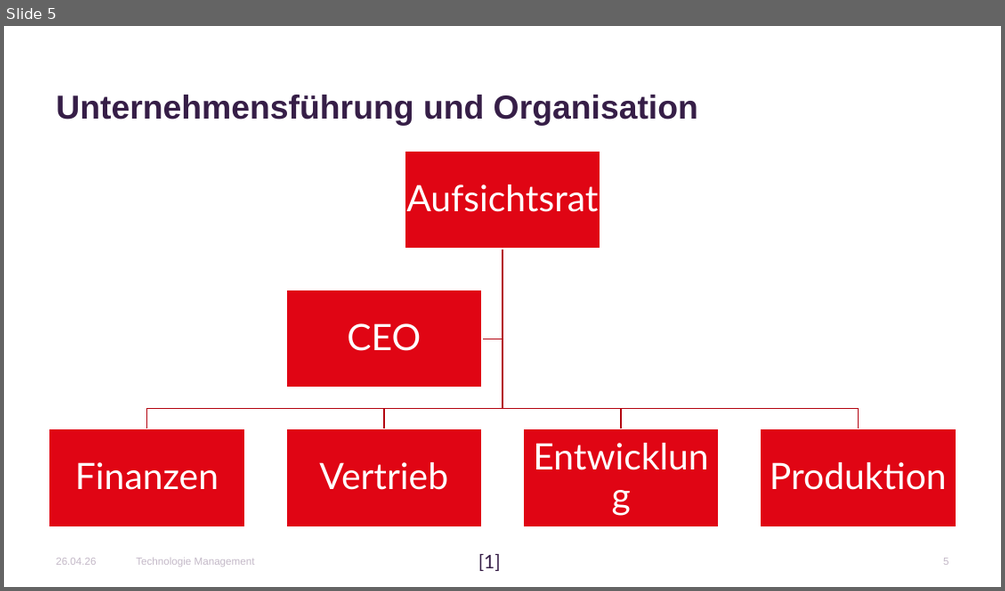
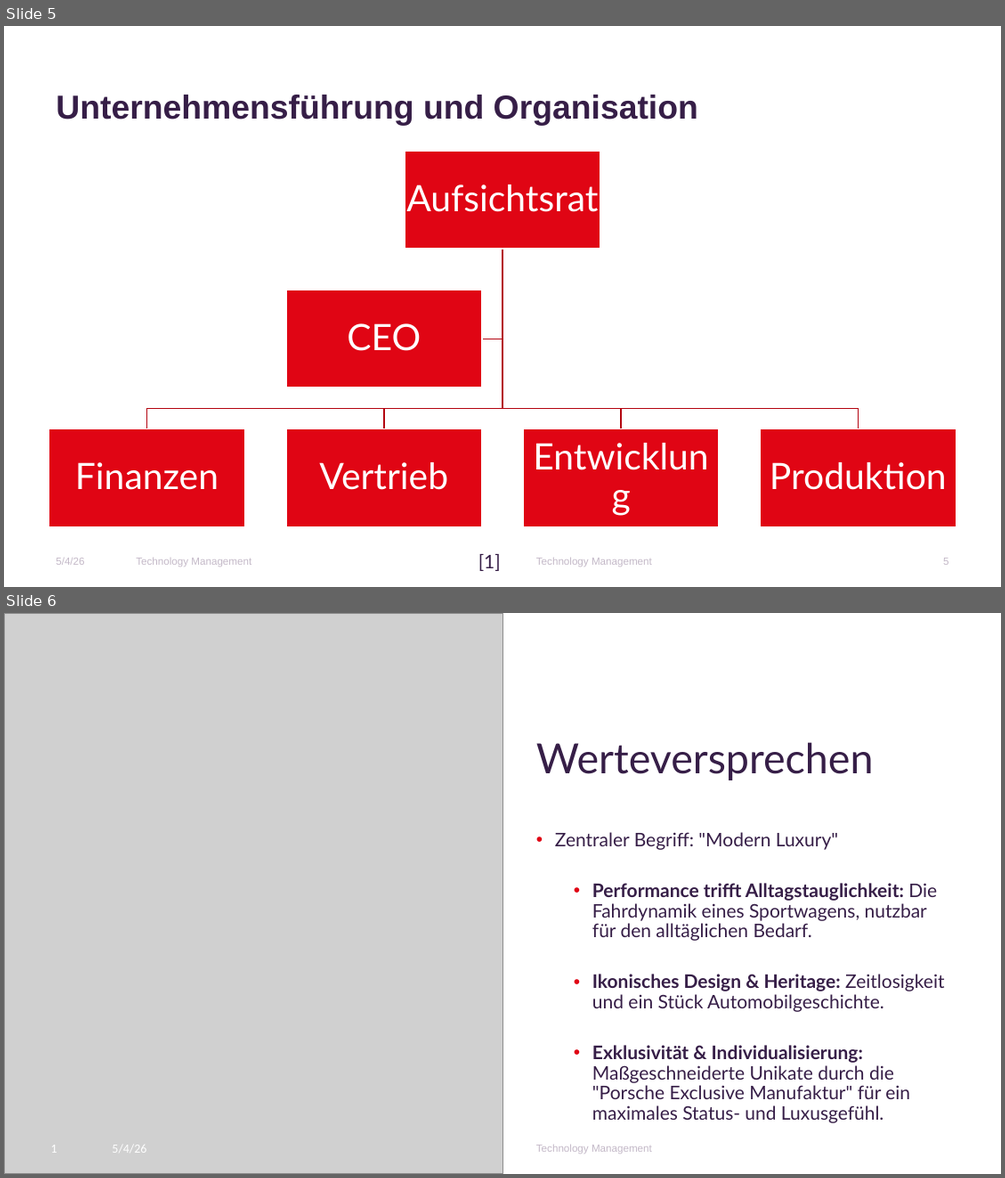
Before and after one commit to Erickk0/Master, a slide deck: 1. Semester/Technology Management/Praktikum/PorscheTechManagement1.pptx. Shown one above the other, each under a label of ours: slide 5 before the commit, slides 5 and 6 after it. The pictures are 1005x591 and 1005x1178 pixels, drawn with LibreOffice and Linux fonts; fonts in the diff are those of the drawing; grey boxes stand for pictures; background and template pictures are left out. Boxes give left, top, right and bottom in pixels: in the first picture for what was removed or moved away, otherwise in the second. Text is boxed around its words. In the diff, an @@ line names an element or a change of style, - is before the commit and + after.

```diff
--- a/1. Semester/Technology Management/Praktikum/PorscheTechManagement1.pptx
+++ b/1. Semester/Technology Management/Praktikum/PorscheTechManagement1.pptx
@@ slide 6 added at (x1=4, y1=613, x2=1001, y2=1174), background #FFFFFF @@
@@ picture added at (x1=4, y1=613, x2=502, y2=1174) @@
@@ title added at (x1=536, y1=742, x2=874, y2=780), 40 pt, text #361E47 @@
+Werteversprechen
@@ text added at (x1=555, y1=832, x2=944, y2=1123), 18 pt, text #361E47 @@
+• Zentraler Begriff: "Modern Luxury"
+  • Performance trifft Alltagstauglichkeit: Die Fahrdynamik eines Sportwagens, nutzbar für den alltäglichen Bedarf.
+  • Ikonisches Design & Heritage: Zeitlosigkeit und ein Stück Automobilgeschichte.
+  • Exklusivität & Individualisierung: Maßgeschneiderte Unikate durch die "Porsche Exclusive Manufaktur" für ein maximales Status- und Luxusgefühl.
@@ text added at (x1=51, y1=1144, x2=57, y2=1152), 12 pt, text #FFFFFF @@
+1
@@ text added at (x1=112, y1=1144, x2=146, y2=1152), 12 pt, text #FFFFFF @@
+5/4/26
@@ text added at (x1=536, y1=1144, x2=652, y2=1153), 10 pt, text #C4B9C8 @@
+Technology Management
@@ slide 5 changed as well @@
@@ text at (x1=56, y1=557, x2=84, y2=564): text changed @@
-26.04.26
+5/4/26
@@ text at (x1=136, y1=557, x2=251, y2=566): text changed @@
-Technologie Management
+Technology Management
@@ text added at (x1=536, y1=557, x2=652, y2=566), 10 pt, text #C4B9C8 @@
+Technology Management
```
Also in this commit, not shown: 5 other slides changed, 4 other slides added, 3 other files.
